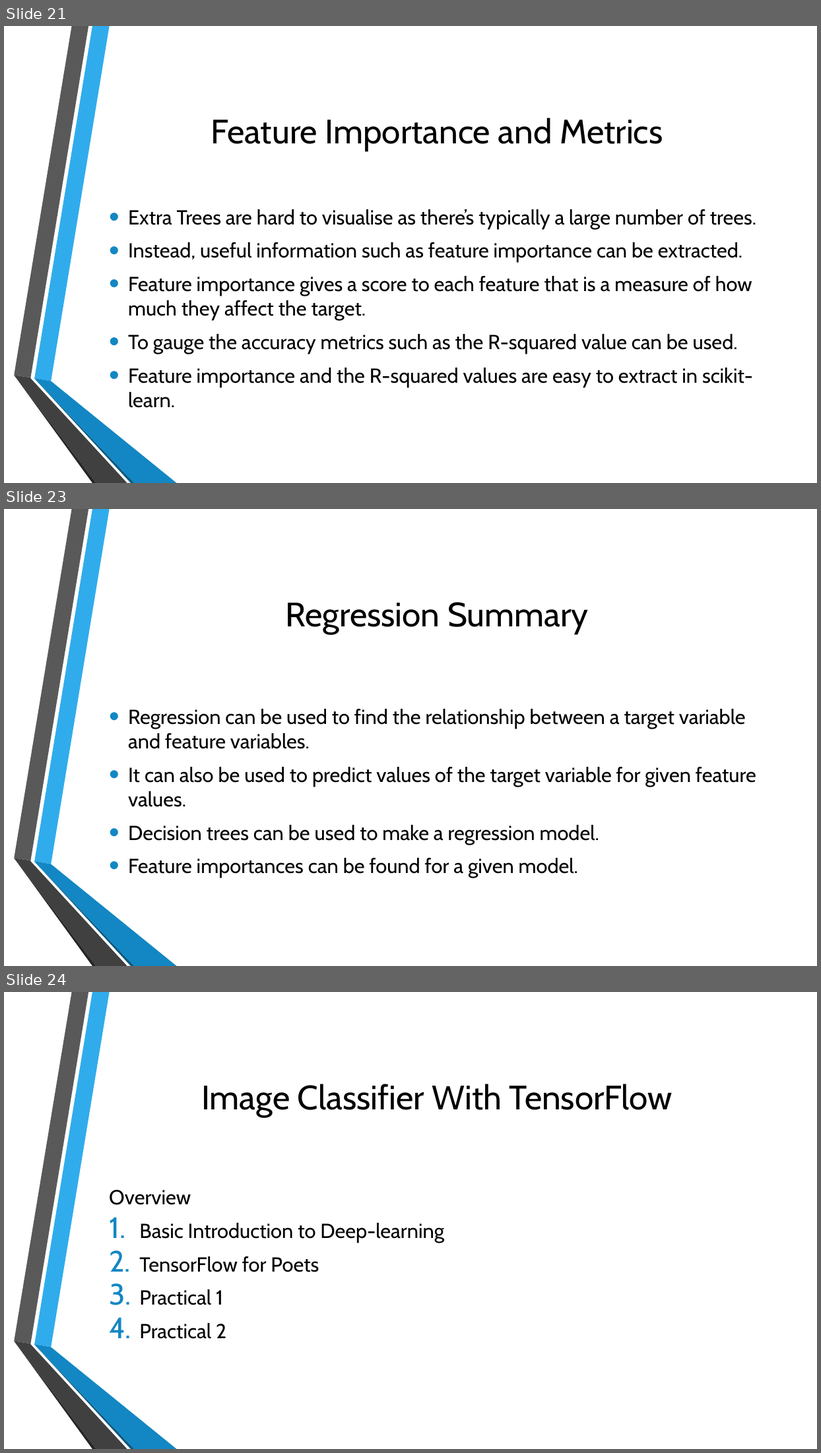
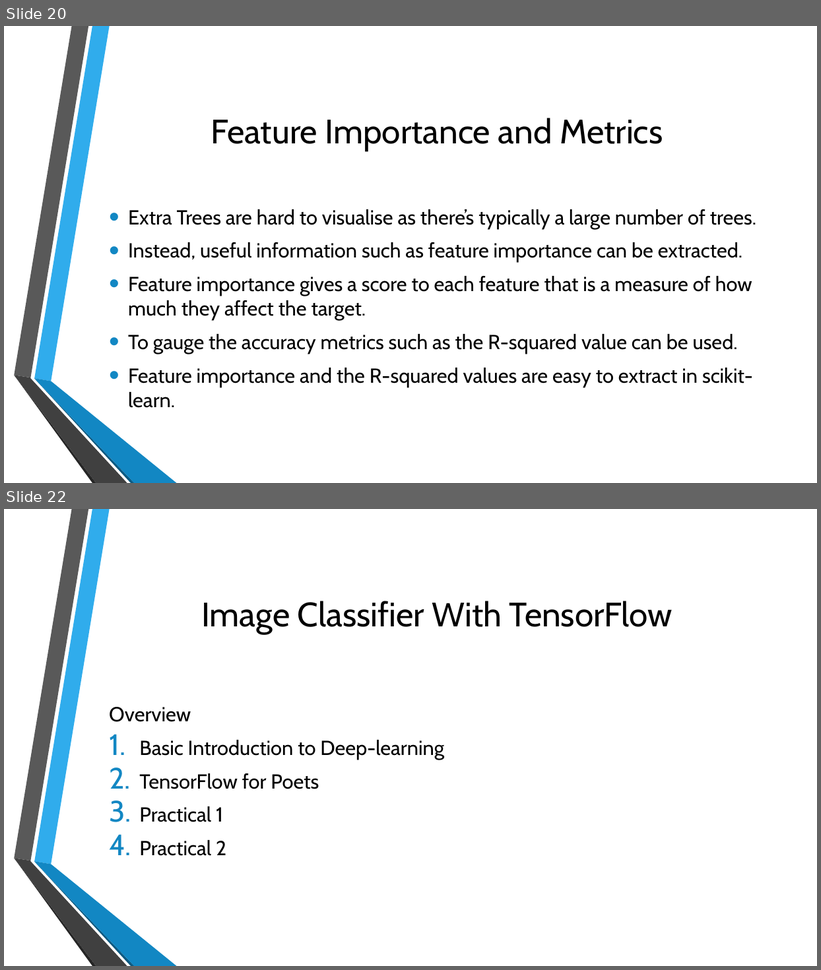
Before and after one commit to samuelsenior/ML_Intro, a slide deck: ML_Tools.pptx. Shown one above the other, each under a label of ours: slides 21, 23 and 24 before the commit, slides 20 and 22 after it; the slides between them are not shown. The pictures are 821x1453 and 821x970 pixels, drawn with LibreOffice and Linux fonts; fonts in the diff are those of the drawing; background and template pictures are left out. Boxes give left, top, right and bottom in pixels: in the first picture for what was removed or moved away, otherwise in the second. Text is boxed around its words. In the diff, an @@ line names an element or a change of style, - is before the commit and + after.

```diff
--- a/ML_Tools.pptx
+++ b/ML_Tools.pptx
@@ slide 23 removed at [4,509,817,966], background picture (left out); not listed: 6 template elements that a slide beside it also shows @@
@@ title removed at [286,602,588,634] @@
-Regression Summary
@@ text removed at [128,709,756,878] @@
-• Regression can be used to find the relationship between a target variable and feature variables.
-• It can also be used to predict values of the target variable for given feature values.
-• Decision trees can be used to make a regression model.
-• Feature importances can be found for a given model.
@@ what was slide 21 is now slide 20 @@
@@ what was slide 24 is now slide 22 @@
```
Also in this commit, not shown: 1 slide changed, 2 other slides removed, 1 other file.
